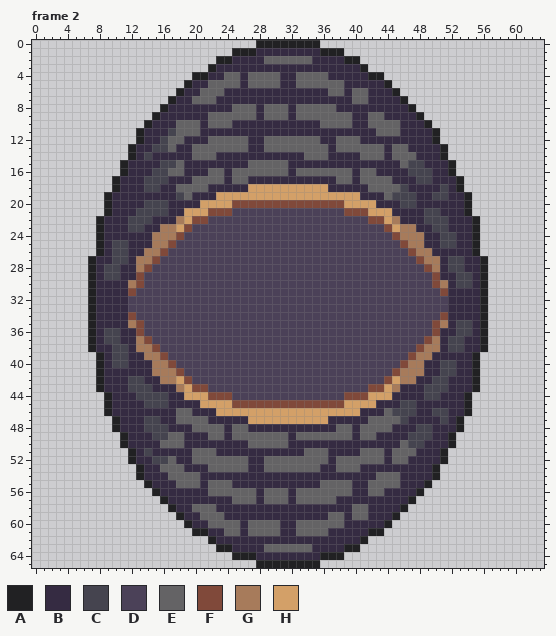
Two states of a pixel-art file, Assets/Resources/Boss/eye_body.aseprite. Above: the version before the commit.
64x66 pixels, 13 frames. Shown: frame 2. The commit also changed other frames, which this record leaves out.
Visible layers, top first: "eye_blink", "body".
Palette (. is transparent): A #212123  B #352b42  C #45444f  D #4b4158  E #646365  F #80493a  G #a77b5b  H #d3a068
Pixels before, frame 2 (only the part around the change), first column x 4:
15 .......ABBBBCCEBBBBBBBBEEEEEBBBBBBBBBBBBBBECCBBBA...........
16 .......ABBBCCEEBBBEEBEEEEEEEBEEEEEEEBEEBBBBCCCBBA...........
17 ......ABBBCCCBBBEEEEBEEBBBBBBBBBBBEEBEEEEBBBCCBBBA..........
18 ......ABBBCCBBEEEEBBBBBHHHHHHHHHHBBBBBEEEECBBBBCBA..........
19 .....ABBBBBBBBCEBBBHHHHHHHHHHHHHHHHHHBBBECCCBBCCBBA.........
20 .....ABBBBCCCBBBBHHHHFFFFFFFFFFFFFFHHHHBBBCCBBBBBBA.........
21 .....ABBBCCCCBBHHHFFFDDDDDDDDDDDDDDFFFHHHBBBBCCBBBA.........
22 ....ABBBCCCBBBGHFFDDDDDDDDDDDDDDDDDDDDFFHGBBBCCCBBBA........
23 ....ABBBCCBBGGHFDDDDDDDDDDDDDDDDDDDDDDDDFHGGBBCCBBBA........
24 ....ABBBBBBGGGFDDDDDDDDDDDDDDDDDDDDDDDDDDFGGGBBCCBBA........
25 ....ABCCBBBGGFDDDDDDDDDDDDDDDDDDDDDDDDDDDDFGGBBCCBBA........
26 ....ABCCBBGGFDDDDDDDDDDDDDDDDDDDDDDDDDDDDDDFGGBBBBBA........
27 ...ABBCCBGGFDDDDDDDDDDDDDDDDDDDDDDDDDDDDDDDDFGGBCCBBA.......
28 ...ABCCBBGFDDDDDDDDDDDDDDDDDDDDDDDDDDDDDDDDDDFGBCCBBA.......
29 ...ABCCBBFDDDDDDDDDDDDDDDDDDDDDDDDDDDDDDDDDDDDFBBCCBA.......
30 ...ABBBBGFDDDDDDDDDDDDDDDDDDDDDDDDDDDDDDDDDDDDFGBCCBA.......
31 ...ABBBBFDDDDDDDDDDDDDDDDDDDDDDDDDDDDDDDDDDDDDDFBBBBA.......
32 ...ABBBBDDDDDDDDDDDDDDDDDDDDDDDDDDDDDDDDDDDDDDDDBBBBA.......
33 ...ABBBBDDDDDDDDDDDDDDDDDDDDDDDDDDDDDDDDDDDDDDDDBBBBA.......
34 ...ABBBBFDDDDDDDDDDDDDDDDDDDDDDDDDDDDDDDDDDDDDDFBBBBA.......
35 ...ABBBBGFDDDDDDDDDDDDDDDDDDDDDDDDDDDDDDDDDDDDFGBCCBA.......
36 ...ABCCBBFDDDDDDDDDDDDDDDDDDDDDDDDDDDDDDDDDDDDFBBCCBA.......
37 ...ABCCBBGFDDDDDDDDDDDDDDDDDDDDDDDDDDDDDDDDDDFGBCCBBA.......
38 ...ABBCCBGGFDDDDDDDDDDDDDDDDDDDDDDDDDDDDDDDDFGGBCCBBA.......
39 ....ABCCBBGGFDDDDDDDDDDDDDDDDDDDDDDDDDDDDDDFGGBBBBBA........
40 ....ABCCBBBGGFDDDDDDDDDDDDDDDDDDDDDDDDDDDDFGGBBCCBBA........
41 ....ABBBBBBGGGFDDDDDDDDDDDDDDDDDDDDDDDDDDFGGGBBCCBBA........
42 ....ABBBCCBBGGHFDDDDDDDDDDDDDDDDDDDDDDDDFHGGBBCCBBBA........
43 ....ABBBCCCBBBGHFFDDDDDDDDDDDDDDDDDDDDFFHGBBBCCCBBBA........
44 .....ABBBCCCCBBHHHFFFDDDDDDDDDDDDDDFFFHHHBBBBCCBBBA.........
45 .....ABBBBCCCBBBBHHHHFFFFFFFFFFFFFFHHHHBBBCCBBBBBBA.........
46 .....ABBBBBBBBEEBBBHHHHHHHHHHHHHHHHHHBBBECCCBBCCBBA.........
47 ......ABBBCCBBEEEEBBBBBHHHHHHHHHHBBBBBEEEECBBBBCBA..........
48 ......ABBBCCCBBBEEEEBEEBBBBBBBBBBBEEBEEEEBBBCCBBBA..........
49 .......ABBBCCEEBBBEEBEEEEEEEBEEEEEEEBEEBBBBCCCBBA...........
Now the later version:
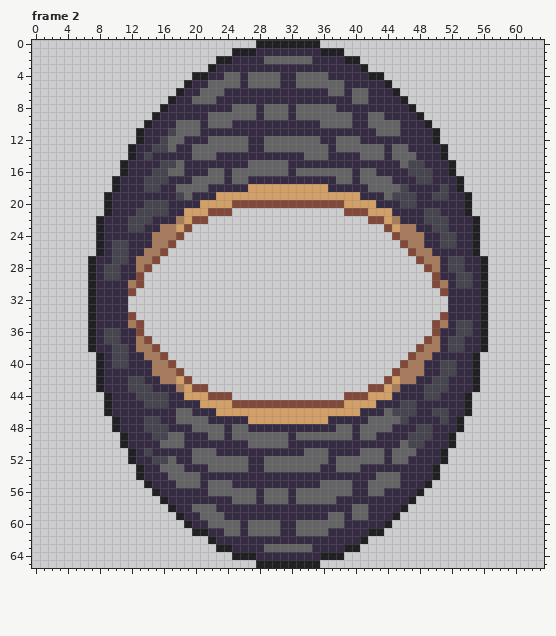
What changed:
Frame 2, layer "body":
y 21: x 25..38 DDDDDDDDDDDDDD -> ..............
y 22: x 22..41 DDDDDDDDDDDDDDDDDDDD -> ....................
y 23: x 20..43 DDDDDDDDDDDDDDDDDDDDDDDD -> ........................
y 24: x 19..44 DDDDDDDDDDDDDDDDDDDDDDDDDD -> ..........................
y 25: x 18..45 DDDDDDDDDDDDDDDDDDDDDDDDDDDD -> ............................
y 26: x 17..46 DDDDDDDDDDDDDDDDDDDDDDDDDDDDDD -> ..............................
y 27: x 16..47 DDDDDDDDDDDDDDDDDDDDDDDDDDDDDDDD -> ................................
y 28: x 15..48 DDDDDDDDDDDDDDDDDDDDDDDDDDDDDDDDDD -> ..................................
y 29..30: x 14..49 DDDDDDDDDDDDDDDDDDDDDDDDDDDDDDDDDDDD -> ....................................
y 31: x 13..50 DDDDDDDDDDDDDDDDDDDDDDDDDDDDDDDDDDDDDD -> ......................................
y 32..33: x 12..51 DDDDDDDDDDDDDDDDDDDDDDDDDDDDDDDDDDDDDDDD -> ........................................
y 34: x 13..50 DDDDDDDDDDDDDDDDDDDDDDDDDDDDDDDDDDDDDD -> ......................................
y 35..36: x 14..49 DDDDDDDDDDDDDDDDDDDDDDDDDDDDDDDDDDDD -> ....................................
y 37: x 15..48 DDDDDDDDDDDDDDDDDDDDDDDDDDDDDDDDDD -> ..................................
y 38: x 16..47 DDDDDDDDDDDDDDDDDDDDDDDDDDDDDDDD -> ................................
y 39: x 17..46 DDDDDDDDDDDDDDDDDDDDDDDDDDDDDD -> ..............................
y 40: x 18..45 DDDDDDDDDDDDDDDDDDDDDDDDDDDD -> ............................
y 41: x 19..44 DDDDDDDDDDDDDDDDDDDDDDDDDD -> ..........................
y 42: x 20..43 DDDDDDDDDDDDDDDDDDDDDDDD -> ........................
y 43: x 22..41 DDDDDDDDDDDDDDDDDDDD -> ....................
y 44: x 25..38 DDDDDDDDDDDDDD -> ..............
Pixel boxes of the changes (left, top, right, bottom) in both pictures:
erased: (128, 208, 448, 400)
